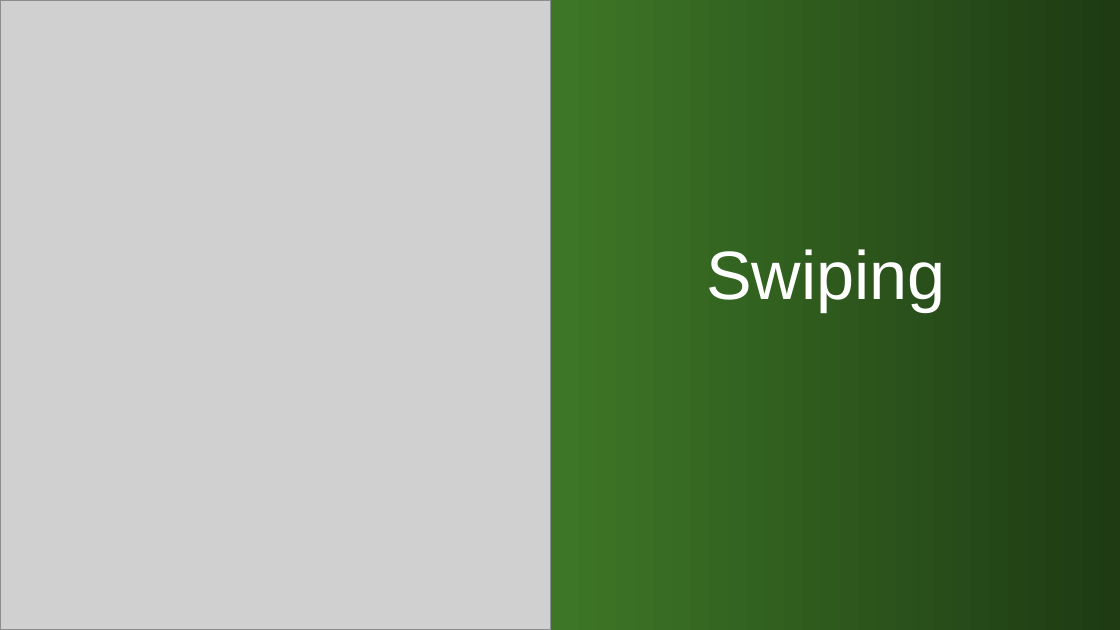
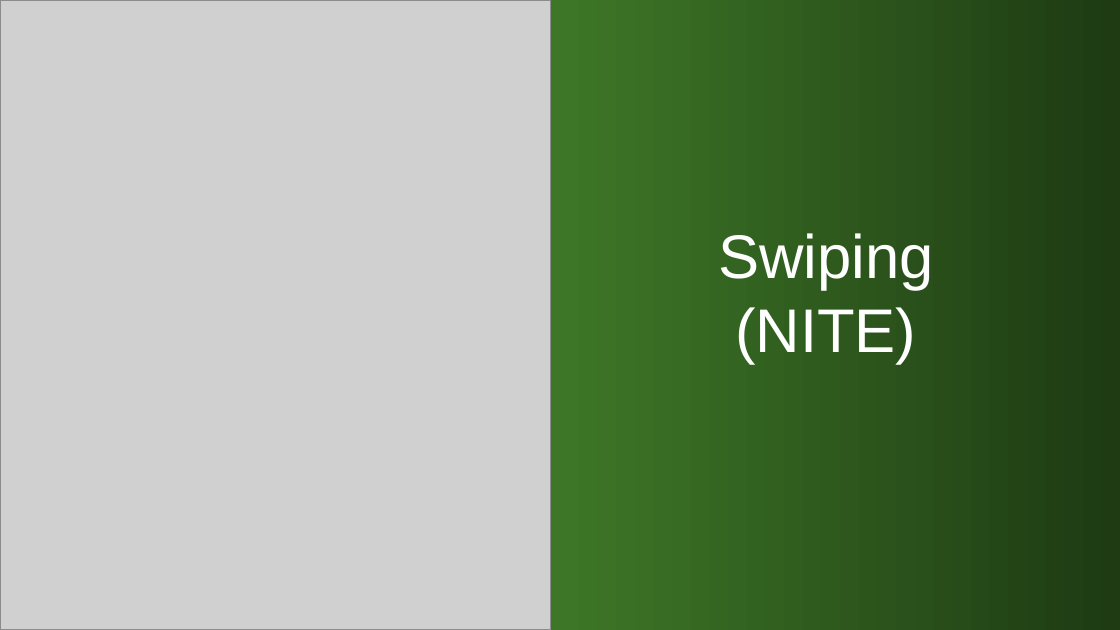
Before and after one commit to kindohm/kinect-nite-dev, a slide deck: slide 19 of slides/KinectDev.pptx (slide 17 before the commit). Drawn at 1120x630 pixels with LibreOffice and Linux fonts; fonts in the diff are those of the drawing; grey boxes stand for pictures. Boxes give left, top, right and bottom in pixels: in the first picture for what was removed or moved away, otherwise in the second. Text is boxed around its words. In the diff, an @@ line names an element or a change of style, - is before the commit and + after.

```diff
--- a/slides/KinectDev.pptx
+++ b/slides/KinectDev.pptx
@@ title at [718,233,934,363]: text changed; size 44 to 39.6 pt @@
-Swiping
+Swiping
+(NITE)
```
Also in this commit, not shown: 6 other slides changed, 4 slides added, 1 other file.
